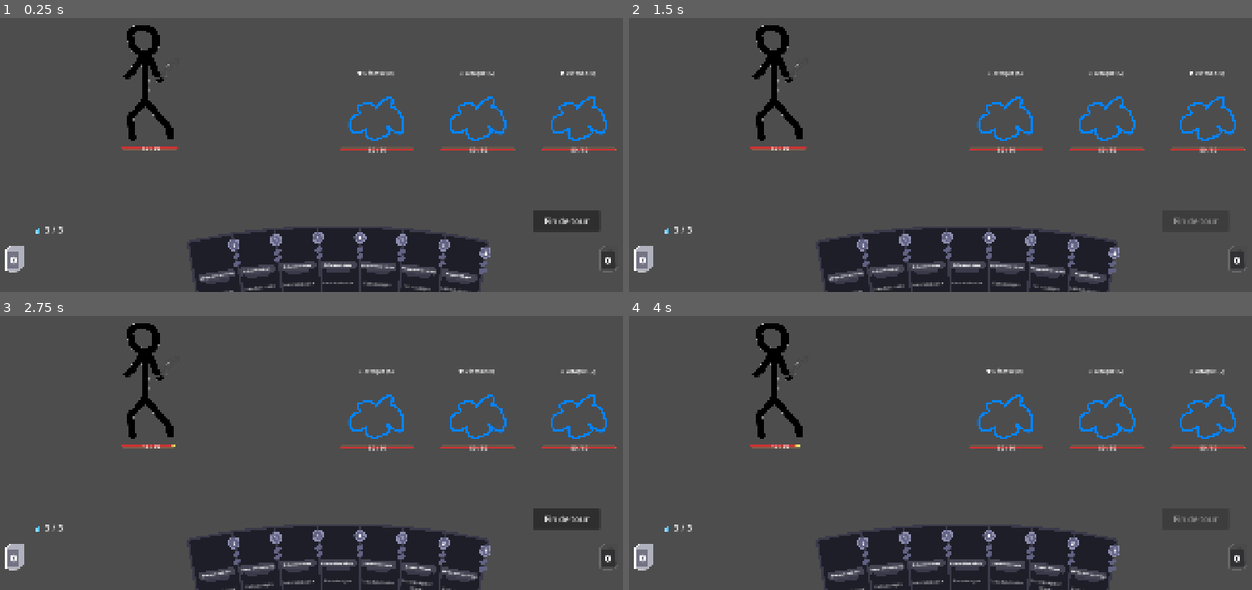
Above: before the commit, frames 1-4 (two rows, left to right).
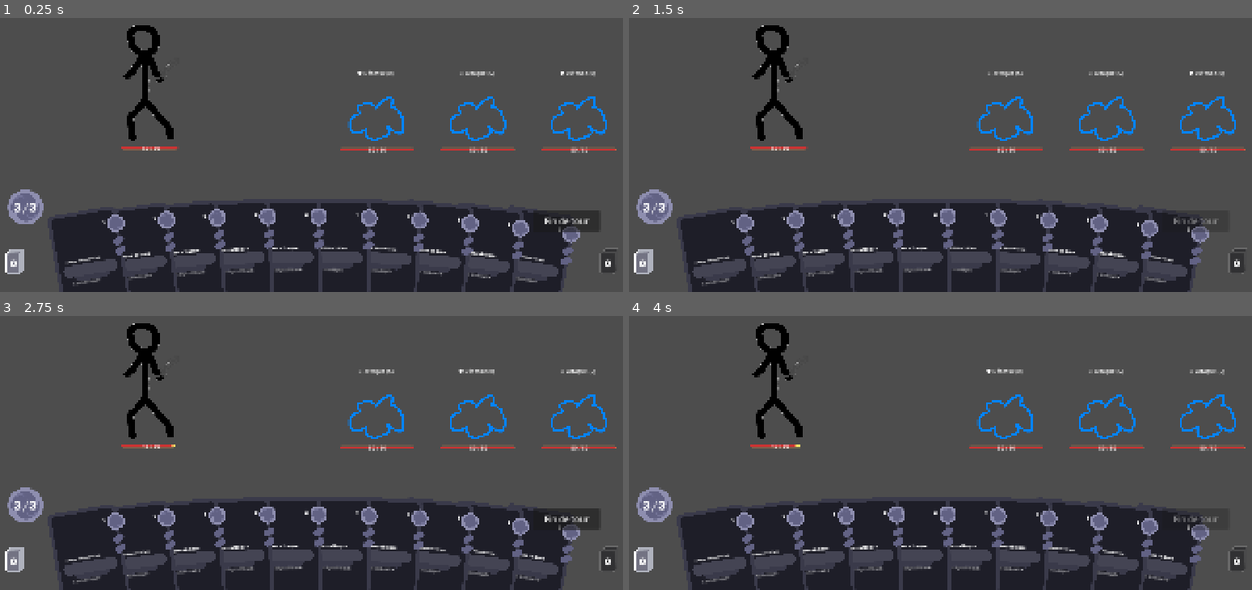
Above: after the commit, the same moments.

Repository: Elehos/jeu_de_bouboules
Game: Godot game, scene res://scenes/combat/combat.tscn
Two runs of this game, one before a commit and one after it. Both use one fixed random seed, a clock stepped at 60 frames per second and the inputs below.
Inputs (mouse positions are in pixels of both pictures, inside the frame that each line leads up to):
- Up to frame 1 (0.25 s): no input
- Up to frame 2 (1.5 s): click "Fin de tour" at 0.5 s; tap Enter at 1.25 s; drag from (778, 78) to (1002, 116) at 1.27 s
- Up to frame 3 (2.75 s): drag from (373, 414) to (149, 376) at 2.02 s
- Up to frame 4 (4 s): click "Fin de tour" at 2.75 s; move the mouse to (1108, 417) at 3.52 s; click (1108, 417) at 3.67 s

The runs differ from the first frame. In frame 1, 18% of the frame differs, in the area x 0-100%, y 62-100%; in frame 2, 18%; in frame 3, 18%; in frame 4, 18%.

Commit message:
Mana + cards position in progress

Diff:
--- a/scenes/cards/Card.tscn
+++ b/scenes/cards/Card.tscn
@@ -11,39 +11,37 @@
 font_size = 11
 
 [node name="Card" type="Control" unique_id=97315397]
-custom_minimum_size = Vector2(150, 200)
+custom_minimum_size = Vector2(240, 300)
 layout_mode = 3
 anchors_preset = 0
-offset_right = 40.0
-offset_bottom = 40.0
+offset_right = 240.0
+offset_bottom = 317.0
 script = ExtResource("1_fa4yn")
 
 [node name="Panel" type="Panel" parent="." unique_id=1847458020]
+custom_minimum_size = Vector2(240, 300)
 layout_mode = 1
 anchors_preset = 15
 anchor_right = 1.0
 anchor_bottom = 1.0
-offset_right = 9.0
-offset_bottom = 14.0
 grow_horizontal = 2
 grow_vertical = 2
 theme_override_styles/panel = SubResource("StyleBoxEmpty_7s3sq")
 
 [node name="CardBackground" type="TextureRect" parent="Panel" unique_id=280004564]
 layout_mode = 0
-offset_left = -5.0
-offset_top = -3.0
-offset_right = 813.0
-offset_bottom = 1081.0
+offset_top = 0.99999934
+offset_right = 1189.9999
+offset_bottom = 1577.9683
 scale = Vector2(0.2, 0.2)
 texture = ExtResource("2_5xlns")
 
 [node name="CardCost" type="Label" parent="Panel" unique_id=2014171580]
 layout_mode = 0
-offset_left = 127.0
-offset_top = 20.0
-offset_right = 155.0
-offset_bottom = 48.0
+offset_left = 161.0
+offset_top = 29.0
+offset_right = 194.0
+offset_bottom = 63.0
 size_flags_horizontal = 8
 size_flags_stretch_ratio = 0.0
 offset_transform_position = Vector2(-15, 3)
@@ -54,17 +52,18 @@
 autowrap_trim_flags = 0
 
 [node name="CardName" type="Label" parent="Panel" unique_id=1475386707]
-custom_minimum_size = Vector2(98.775, 23)
-custom_maximum_size = Vector2(98.775, 23)
+custom_minimum_size = Vector2(110, 28)
+custom_maximum_size = Vector2(110, 28)
 layout_mode = 0
-offset_left = 25.224998
-offset_top = 104.0
-offset_right = 124.0
-offset_bottom = 127.0
+offset_left = 42.0
+offset_top = 131.0
+offset_right = 152.0
+offset_bottom = 160.0
 size_flags_horizontal = 0
 size_flags_vertical = 0
 offset_transform_enabled = true
 theme_override_fonts/font = ExtResource("3_5xlns")
+theme_override_font_sizes/font_size = 18
 horizontal_alignment = 1
 vertical_alignment = 1
 clip_text = true
@@ -72,11 +71,12 @@
 [node name="CardDescription" type="Label" parent="Panel" unique_id=86117268]
 custom_minimum_size = Vector2(110, 0)
 layout_mode = 0
-offset_left = 19.0
-offset_top = 142.0
-offset_right = 130.0
-offset_bottom = 196.0
+offset_left = 33.0
+offset_top = 176.0
+offset_right = 161.0
+offset_bottom = 245.0
 theme_override_fonts/font = ExtResource("4_m2018")
+theme_override_font_sizes/font_size = 18
 label_settings = SubResource("LabelSettings_h2sm1")
 horizontal_alignment = 1
 vertical_alignment = 1
--- a/scenes/combat/combat.tscn
+++ b/scenes/combat/combat.tscn
@@ -12,7 +12,7 @@
 [ext_resource type="Resource" uid="uid://bvb8uvx2ovggf" path="res://ressourcesEncounters/encounter_3.tres" id="5_05d77"]
 [ext_resource type="Resource" uid="uid://si2lgkydtdkd" path="res://ressoucesCards/attackCard.tres" id="6_ijgaf"]
 [ext_resource type="Script" uid="uid://f3o7b7woxojq" path="res://script/cards/CardData.gd" id="7_3dmww"]
-[ext_resource type="PackedScene" uid="uid://d0g5hjsgl0b2j" path="res://scenes/cards/Card.tscn" id="8_gwckk"]
+[ext_resource type="PackedScene" uid="uid://d0g5hjsgl0b2j" path="res://scenes/cards/card.tscn" id="8_gwckk"]
 [ext_resource type="Resource" uid="uid://bomdgafd46m8f" path="res://ressoucesCards/defenseCard.tres" id="9_gwckk"]
 [ext_resource type="Resource" uid="uid://64tt2oeikj55" path="res://ressoucesCards/superAttackCard.tres" id="10_mrrmw"]
 [ext_resource type="PackedScene" uid="uid://cuugmemifju2l" path="res://scenes/ui/card_list_popup.tscn" id="13_mrrmw"]
@@ -20,6 +20,8 @@
 [ext_resource type="Texture2D" uid="uid://c0b8qfebathc5" path="res://assets/ui/deck.png" id="18_05d77"]
 [ext_resource type="FontFile" uid="uid://j26yeyw80ro7" path="res://assets/fonts/GeneralSans-Bold.otf" id="19_akrri"]
 [ext_resource type="Texture2D" uid="uid://c756ybjboc617" path="res://assets/ui/discard.png" id="20_j11kn"]
+[ext_resource type="Texture2D" uid="uid://dfdw2ai6ys5cm" path="res://assets/ui/mana_count.png" id="21_qs84n"]
+[ext_resource type="FontFile" uid="uid://cweuoumjq3fpl" path="res://assets/fonts/GeneralSans-Regular.otf" id="22_08wqo"]
 
 [sub_resource type="StyleBoxFlat" id="StyleBoxFlat_mrrmw"]
 bg_color = Color(0.7266102, 0.5801185, 0.1586653, 1)
@@ -31,7 +33,7 @@
 script = ExtResource("1_4voa6")
 enemy_scene = ExtResource("2_gwckk")
 possible_encounters = Array[ExtResource("3_rgm65")]([ExtResource("3_j3cqa"), ExtResource("4_rgm65"), ExtResource("5_05d77")])
-metadata/_edit_horizontal_guides_ = [1022.0]
+metadata/_edit_horizontal_guides_ = [1030.0]
 
 [node name="WorldRoot" type="Node2D" parent="." unique_id=2091808715]
 
@@ -97,17 +99,16 @@
 anchor_top = 1.0
 anchor_right = 0.5
 anchor_bottom = 1.0
-offset_left = -20.0
-offset_top = -214.67499
-offset_right = 20.0
-offset_bottom = -174.67474
+offset_left = -634.0
+offset_top = -236.0
+offset_right = 634.0
 grow_horizontal = 2
 grow_vertical = 0
 script = ExtResource("5_4a6i5")
 card_scene = ExtResource("8_gwckk")
-deck_data = Array[ExtResource("7_3dmww")]([ExtResource("6_ijgaf"), ExtResource("6_ijgaf"), ExtResource("9_gwckk"), ExtResource("9_gwckk"), ExtResource("10_mrrmw"), ExtResource("6_ijgaf"), ExtResource("9_gwckk")])
-cards_per_turn = 7
-card_spacing = 115.0
+deck_data = Array[ExtResource("7_3dmww")]([ExtResource("6_ijgaf"), ExtResource("6_ijgaf"), ExtResource("9_gwckk"), ExtResource("9_gwckk"), ExtResource("10_mrrmw"), ExtResource("6_ijgaf"), ExtResource("9_gwckk"), ExtResource("10_mrrmw"), ExtResource("6_ijgaf"), ExtResource("10_mrrmw")])
+cards_per_turn = 10
+card_spacing = 140.0
 max_angle = 10.0
 arc_height = 30.0
 
@@ -119,13 +120,6 @@
 theme_override_font_sizes/font_size = 25
 text = "Fin de tour"
 
-[node name="ManaLabel" type="Label" parent="UI" unique_id=612282739]
-offset_left = 132.0
-offset_top = 877.0
-offset_right = 172.0
-offset_bottom = 900.0
-theme_override_font_sizes/font_size = 26
-
 [node name="EndScreen" type="Panel" parent="UI" unique_id=1208711910]
 visible = false
 offset_left = 651.0
@@ -156,9 +150,9 @@
 layout_mode = 3
 anchors_preset = 0
 offset_left = 47.0
-offset_top = 941.0
-offset_right = 128.0
-offset_bottom = 1034.0
+offset_top = 951.0
+offset_right = 105.0
+offset_bottom = 1030.0
 
 [node name="Icon" type="TextureRect" parent="UI/DrawPileIcon" unique_id=1820839960]
 layout_mode = 0
@@ -182,9 +176,9 @@
 layout_mode = 3
 anchors_preset = 0
 offset_left = 1812.0
-offset_top = 940.0
-offset_right = 1881.0
-offset_bottom = 1026.0
+offset_top = 949.0
+offset_right = 1874.0
+offset_bottom = 1030.0
 
 [node name="Icon" type="TextureRect" parent="UI/DiscardPileIcon" unique_id=1549924640]
 layout_mode = 0
@@ -203,3 +197,43 @@
 theme_override_font_sizes/font_size = 30
 horizontal_alignment = 1
 vertical_alignment = 1
+
+[node name="ManaIcon" type="Control" parent="UI" unique_id=2078743672]
+layout_mode = 3
+anchors_preset = 0
+offset_left = 54.0
+offset_top = 776.0
+offset_right = 161.0
+offset_bottom = 883.0
+
+[node name="Icon" type="TextureRect" parent="UI/ManaIcon" unique_id=889670759]
+layout_mode = 0
+offset_right = 176.0
+offset_bottom = 176.0
+scale = Vector2(0.6, 0.6)
+texture = ExtResource("21_qs84n")
+
+[node name="ManaLabel" type="HBoxContainer" parent="UI/ManaIcon" unique_id=788055940]
+layout_mode = 0
+offset_left = 11.0
+offset_top = 11.0
+offset_right = 95.0
+offset_bottom = 91.0
+theme_override_constants/separation = 2
+alignment = 1
+
+[node name="CurrentManaLabel" type="Label" parent="UI/ManaIcon/ManaLabel" unique_id=813814025]
+layout_mode = 2
+theme_override_fonts/font = ExtResource("19_akrri")
+theme_override_font_sizes/font_size = 39
+
+[node name="SlashLabel" type="Label" parent="UI/ManaIcon/ManaLabel" unique_id=1933476839]
+layout_mode = 2
+theme_override_fonts/font = ExtResource("22_08wqo")
+theme_override_font_sizes/font_size = 39
+text = "/"
+
+[node name="MaxManaLabel" type="Label" parent="UI/ManaIcon/ManaLabel" unique_id=1273605751]
+layout_mode = 2
+theme_override_fonts/font = ExtResource("19_akrri")
+theme_override_font_sizes/font_size = 39
--- a/script/cards/Card.gd
+++ b/script/cards/Card.gd
@@ -7,7 +7,7 @@
 @onready var name_label: Label = $Panel/CardName
 @onready var cost_label: Label = $Panel/CardCost
 @onready var description_label: Label = $Panel/CardDescription
-@export var card_name_max_width: float = 98.775
+@export var card_name_max_width: float = 110.0
 var dragging: bool = false
 var drag_start_mouse: Vector2
 var drag_start_position: Vector2
@@ -217,7 +217,7 @@
 func _on_mana_changed(_current: int, _max: int) -> void:
 	_update_affordability()
 
-func _fit_label_text(label: Label, max_width: float, max_font_size: int = 10, min_font_size: int = 8) -> void:
+func _fit_label_text(label: Label, max_width: float, max_font_size: int = 14, min_font_size: int = 8) -> void:
 	var font_size = max_font_size
 	label.add_theme_font_size_override("font_size", font_size)
 
--- a/script/cards/Hand.gd
+++ b/script/cards/Hand.gd
@@ -7,7 +7,7 @@
 @export var hover_lift: float = 60.0
 
 # Réglages de l'éventail
-@export var card_spacing: float = 110.0      # distance horizontale entre cartes
+@export var card_spacing: float = 120.0      # distance horizontale entre cartes
 @export var max_angle: float = 25.0          # angle max (en degrés) sur les cartes des extrémités
 @export var arc_height: float = 40.0         # hauteur de la courbe (plus haut au centre ou sur les bords)
 
@@ -49,6 +49,8 @@
 	if count == 0:
 		return
 
+	print("Hand size: ", size, " | global_position: ", global_position)
+
 	var center_index: float = (count - 1) / 2.0
 	var hover_target_y: float = size.y / 2 - hover_lift
 
@@ -58,18 +60,17 @@
 		card.z_index = -i
 		var offset_from_center: float = i - center_index
 
-		# Position horizontale : centrée, espacée régulièrement
 		var x: float = offset_from_center * card_spacing
 
-		# Courbe : les cartes sur les bords remontent légèrement (parabole)
 		var normalized: float = offset_from_center / max(center_index, 1.0)
 		var y: float = arc_height * pow(normalized, 2)
 
-		# Rotation : plus on s'éloigne du centre, plus l'angle est prononcé
 		var rotation_deg: float = normalized * max_angle
 		card.pivot_offset = Vector2(card.size.x / 2, card.size.y)
 
-		var target_pos: Vector2 = Vector2(x, y) + size / 2  # centré dans CardZone
+		var target_pos: Vector2 = Vector2(x, y) + size / 2 - card.size / 2
+
+		print("Carte ", i, "/", count, " | offset: ", offset_from_center, " | x local: ", x, " | target_pos: ", target_pos)
 
 		var tween: Tween = create_tween()
 		tween.set_parallel(true)
--- a/script/combat/CombatManager.gd
+++ b/script/combat/CombatManager.gd
@@ -10,7 +10,8 @@
 # Références aux nœuds de la scène, récupérées automatiquement au lancement
 @onready var player: Character = $WorldRoot/Player
 @onready var end_turn_button: Button = $UI/EndTurnButton
-@onready var mana_label: Label = $UI/ManaLabel
+@onready var current_mana_label: Label = $UI/ManaIcon/ManaLabel/CurrentManaLabel
+@onready var max_mana_label: Label = $UI/ManaIcon/ManaLabel/MaxManaLabel
 @onready var end_screen: Panel = $UI/EndScreen
 @onready var end_label: Label = $UI/EndScreen/EndLabel
 @onready var restart_button: Button = $UI/EndScreen/RestartButton
@@ -53,6 +54,7 @@
 	start_turn(TurnState.PLAYER_TURN)
 
 
+
 func start_turn(state: TurnState) -> void:
 	current_state = state
 	turn_started.emit(state)
@@ -115,7 +117,8 @@
 
 
 func _on_mana_changed(current: int, max: int) -> void:
-	mana_label.text = "💧 " + str(current) + " / " + str(max)
+	current_mana_label.text = str(current)
+	max_mana_label.text = str(max)
 
 func _on_player_died() -> void:
 	show_end_screen("Défaite...")
